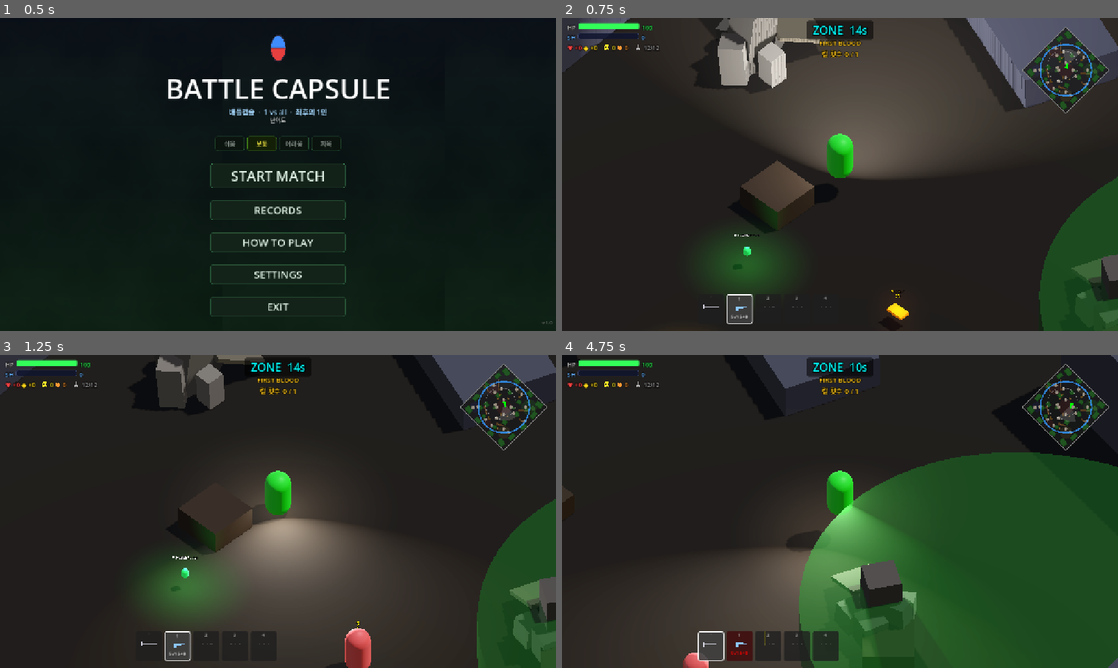
Above: before the commit, frames 1-4 (two rows, left to right).
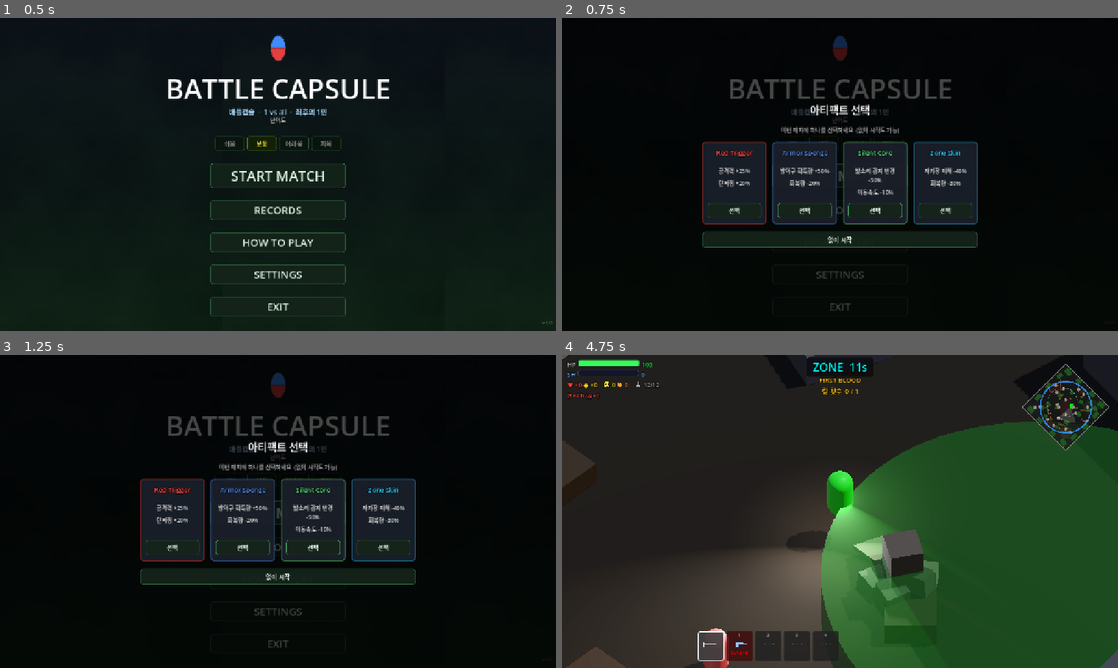
Above: after the commit, the same moments.

Repository: Kyulhee/battle-capsule
Game: Godot game, scene res://src/Main.tscn
The game is run twice, just before and just after one commit, with the same random seed, the same clock (stepped at 60 frames per second) and the same inputs.
Inputs (mouse positions are in pixels of both pictures, inside the frame that each line leads up to):
- Up to frame 1 (0.5 s): no input
- Up to frame 2 (0.75 s): click "START MATCH" at 0.5 s
- Up to frame 3 (1.25 s): no input
- Up to frame 4 (4.75 s): click (734, 545) at 1.25 s, where only the run after the commit has a clickable "선택"; tap Enter at 2 s; move the mouse to (962, 495) at 2.02 s; press the mouse at (962, 495) at 2.03 s; hold D (ui_right) 2.03-2.78 s; tap Space at 2.27, 3.02, 4.52 s; tap Q (heal) at 2.3, 2.85, 3.8, 4.35 s; move the mouse to (728, 527) at 2.77 s; release the mouse at (728, 527) at 2.78 s; hold S (ui_down) 2.78-3.53 s; click (728, 527) at 3.05 s; move the mouse to (895, 442) at 3.52 s; press the mouse at (895, 442) at 3.53 s; hold D (ui_right) 3.53-4.28 s; move the mouse to (812, 574) at 4.27 s; release the mouse at (812, 574) at 4.28 s; hold W (ui_up) from 4.28 s (still down); click (812, 574) at 4.55 s

Frame 1 is identical in both runs. In frame 2, 89% of the frame differs, in the area x 0-100%, y 0-100%; in frame 3, 91%; in frame 4, 10%.

Commit message:
feat: v1.5-proto — Artifact System (4종 시안, 선택 UI, EntityMods)
아티팩트 선택 UI (매치 시작 전 4-카드 오버레이):
- Red Trigger: 공격력 +25% / 탄퍼짐 +20%
- Armor Sponge: 방어구 +50% / 회복량 -20%
- Silent Core: 발소리 감지 반경 -50% / 이동속도 -10%
- Zone Skin: 자기장 피해 -40% / 회복량 -30%

Player._artifact_mods dict로 6개 훅 포인트 연결:
damage_mult / spread_mult / move_speed_mult / heal_mult
/ shield_recv_mult / zone_dmg_mult / footstep_radius_mult

Pickup.gd: ARMOR 수령 시 receive_shield() 메서드 우선 호출
Bot.gd: _check_footstep_sounds()에 get_footstep_radius_mult() 적용
HUD: 활성 아티팩트 이름을 HP/SH 아래 소형 라벨로 표시

Co-Authored-By: Claude Sonnet 4.6 <noreply@anthropic.com>

Diff:
--- a/src/Main.gd
+++ b/src/Main.gd
@@ -86,6 +86,8 @@
 var heal_pickup_banned: bool = false    # 다음 존까지 힐 픽업 불가
 var heal_ban_until_stage: int = -1
 var railgun_unlimited_until_stage: int = -1  # 레일건 무제한 (v1.4.1에서 Player 연동)
+var _artifact_panel: Control = null
+var _pending_artifact: Dictionary = {}
 
 # Result screen UI nodes (built in _setup_result_panel)
 var _result_header_label: Label = null
@@ -258,7 +260,145 @@
 			start_game()
 
 func _on_start_btn_pressed():
-	start_game()
+	_show_artifact_select()
+
+func _show_artifact_select():
+	if _artifact_panel:
+		_artifact_panel.queue_free()
+		_artifact_panel = null
+
+	var catalog = [
+		{
+			"id": "red_trigger", "label": "Red Trigger",
+			"color": Color(1.0, 0.30, 0.30),
+			"line1": "공격력 +25%", "line2": "탄퍼짐 +20%",
+			"mods": {"damage_mult": 1.25, "spread_mult": 1.2},
+		},
+		{
+			"id": "armor_sponge", "label": "Armor Sponge",
+			"color": Color(0.35, 0.60, 1.0),
+			"line1": "방어구 획득량 +50%", "line2": "회복량 -20%",
+			"mods": {"shield_recv_mult": 1.5, "heal_mult": 0.8},
+		},
+		{
+			"id": "silent_core", "label": "Silent Core",
+			"color": Color(0.40, 0.95, 0.55),
+			"line1": "발소리 감지 반경 -50%", "line2": "이동속도 -10%",
+			"mods": {"footstep_radius_mult": 0.5, "move_speed_mult": 0.9},
+		},
+		{
+			"id": "zone_skin", "label": "Zone Skin",
+			"color": Color(0.20, 0.78, 1.0),
+			"line1": "자기장 피해 -40%", "line2": "회복량 -30%",
+			"mods": {"zone_dmg_mult": 0.6, "heal_mult": 0.7},
+		},
+	]
+
+	# Dim overlay
+	var overlay = ColorRect.new()
+	overlay.set_anchors_and_offsets_preset(Control.PRESET_FULL_RECT)
+	overlay.color = Color(0.0, 0.0, 0.0, 0.72)
+	overlay.mouse_filter = Control.MOUSE_FILTER_STOP
+	$CanvasLayer/Control.add_child(overlay)
+	_artifact_panel = overlay
+
+	var center = VBoxContainer.new()
+	center.set_anchors_and_offsets_preset(Control.PRESET_CENTER)
+	center.grow_horizontal = Control.GROW_DIRECTION_BOTH
+	center.grow_vertical = Control.GROW_DIRECTION_BOTH
+	center.add_theme_constant_override("separation", 18)
+	overlay.add_child(center)
+
+	var title = Label.new()
+	title.text = "아티팩트 선택"
+	title.horizontal_alignment = HORIZONTAL_ALIGNMENT_CENTER
+	title.add_theme_font_size_override("font_size", 24)
+	title.add_theme_color_override("font_color", Color(0.95, 0.95, 0.95))
+	title.add_theme_color_override("font_outline_color", Color.BLACK)
+	title.add_theme_constant_override("outline_size", 6)
+	center.add_child(title)
+
+	var sub = Label.new()
+	sub.text = "이번 매치에 하나를 선택하세요  (없이 시작도 가능)"
+	sub.horizontal_alignment = HORIZONTAL_ALIGNMENT_CENTER
+	sub.add_theme_font_size_override("font_size", 13)
+	sub.add_theme_color_override("font_color", Color(0.60, 0.60, 0.60))
+	center.add_child(sub)
+
+	var card_row = HBoxContainer.new()
+	card_row.alignment = BoxContainer.ALIGNMENT_CENTER
+	card_row.add_theme_constant_override("separation", 14)
+	center.add_child(card_row)
+
+	for artifact in catalog:
+		card_row.add_child(_make_artifact_card(artifact))
+
+	var skip_btn = Button.new()
+	skip_btn.text = "없이 시작"
+	skip_btn.add_theme_font_size_override("font_size", 14)
+	skip_btn.custom_minimum_size = Vector2(150, 36)
+	_apply_btn_style(skip_btn)
+	skip_btn.pressed.connect(func():
+		_artifact_panel.queue_free(); _artifact_panel = null
+		_pending_artifact = {}
+		start_game()
+	)
+	center.add_child(skip_btn)
+
+func _make_artifact_card(artifact: Dictionary) -> Control:
+	var panel = PanelContainer.new()
+	panel.custom_minimum_size = Vector2(148, 168)
+	var ps = StyleBoxFlat.new()
+	ps.bg_color = Color(0.10, 0.12, 0.16, 0.96)
+	ps.border_color = artifact.get("color", Color.WHITE) * 0.75
+	ps.set_border_width_all(2)
+	ps.set_corner_radius_all(6)
+	ps.content_margin_left = 12; ps.content_margin_right = 12
+	ps.content_margin_top = 14;  ps.content_margin_bottom = 14
+	panel.add_theme_stylebox_override("panel", ps)
+
+	var vb = VBoxContainer.new()
+	vb.add_theme_constant_override("separation", 8)
+	panel.add_child(vb)
+
+	var name_lbl = Label.new()
+	name_lbl.text = artifact.get("label", "")
+	name_lbl.horizontal_alignment = HORIZONTAL_ALIGNMENT_CENTER
+	name_lbl.add_theme_font_size_override("font_size", 15)
+	name_lbl.add_theme_color_override("font_color", artifact.get("color", Color.WHITE))
+	name_lbl.add_theme_color_override("font_outline_color", Color.BLACK)
+	name_lbl.add_theme_constant_override("outline_size", 5)
+	vb.add_child(name_lbl)
+
+	var sep = HSeparator.new()
+	vb.add_child(sep)
+
+	for key in ["line1", "line2"]:
+		if artifact.has(key):
+			var lbl = Label.new()
+			lbl.text = artifact[key]
+			lbl.horizontal_alignment = HORIZONTAL_ALIGNMENT_CENTER
+			lbl.add_theme_font_size_override("font_size", 13)
+			lbl.add_theme_color_override("font_color", Color(0.82, 0.82, 0.82))
+			lbl.autowrap_mode = TextServer.AUTOWRAP_WORD_SMART
+			vb.add_child(lbl)
+
+	var spacer = Control.new()
+	spacer.size_flags_vertical = Control.SIZE_EXPAND_FILL
+	vb.add_child(spacer)
+
+	var pick_btn = Button.new()
+	pick_btn.text = "선택"
+	pick_btn.add_theme_font_size_override("font_size", 14)
+	_apply_btn_style(pick_btn)
+	pick_btn.pressed.connect(func():
+		_artifact_panel.queue_free(); _artifact_panel = null
+		_pending_artifact = artifact
+		start_game()
+	)
+	vb.add_child(pick_btn)
+
+	return panel
 
 func start_game():
 	current_state = GameState.PLAYING
@@ -309,8 +449,10 @@
 	if minimap and minimap.has_method("set_map_spec"):
 		minimap.set_map_spec(map_spec)
 
-	# Auto-screenshot for debug after 5 seconds (ONLY in simulation mode)
-	pass
+	# Apply artifact to player (skipped in simulation)
+	if player_ref and player_ref.has_method("apply_artifact") and not is_simulation:
+		player_ref.apply_artifact(_pending_artifact)
+		_pending_artifact = {}
 
 func _show_panel(panel_name: String):
 	var control = $CanvasLayer/Control
--- a/src/entities/bot/Bot.gd
+++ b/src/entities/bot/Bot.gd
@@ -641,7 +641,10 @@
 		var spd = Vector2(actor.velocity.x, actor.velocity.z).length()
 		if spd < actor.stats.move_speed * 0.5: continue
 		var dist = global_position.distance_to(actor.global_position)
-		if dist > _footstep_range: continue
+		var eff_range = _footstep_range
+		if actor.has_method("get_footstep_radius_mult"):
+			eff_range *= actor.get_footstep_radius_mult()
+		if dist > eff_range: continue
 		if not perception_meters.has(actor): perception_meters[actor] = 0.0
 		perception_meters[actor] = min(perception_meters[actor] + 0.4, 0.85)
 		last_known_target_pos = actor.global_position
--- a/src/entities/pickup/Pickup.gd
+++ b/src/entities/pickup/Pickup.gd
@@ -110,8 +110,11 @@
 				collector.stats.heal_items += item.amount
 				print("Collected Heal: ", item.amount)
 		ItemData.Type.ARMOR:
-			collector.current_shield = min(collector.stats.max_shield, collector.current_shield + item.amount)
-			collector.shield_changed.emit(collector.current_shield, collector.stats.max_shield)
+			if collector.has_method("receive_shield"):
+				collector.receive_shield(item.amount)
+			else:
+				collector.current_shield = min(collector.stats.max_shield, collector.current_shield + item.amount)
+				collector.shield_changed.emit(collector.current_shield, collector.stats.max_shield)
 			print("Collected Armor: ", item.amount)
 		ItemData.Type.WEAPON:
 			if item.weapon_stats:
--- a/src/entities/player/Player.gd
+++ b/src/entities/player/Player.gd
@@ -30,6 +30,15 @@
 var _fade_mat_cache: Dictionary = {}
 var _heal_regen: float = 0.0
 const HEAL_REGEN_RATE: float = 10.0
+
+# ── Artifact System ──────────────────────────────────────────────────────────
+var active_artifact: Dictionary = {}
+var _artifact_mods: Dictionary = {
+	"damage_mult": 1.0, "spread_mult": 1.0, "move_speed_mult": 1.0,
+	"heal_mult": 1.0, "shield_recv_mult": 1.0, "zone_dmg_mult": 1.0,
+	"footstep_radius_mult": 1.0,
+}
+var _artifact_label: Label = null
 
 const MUZZLE_FLASH_SCN = preload("res://src/fx/MuzzleFlash.tscn")
 const IMPACT_EFFECT_SCN = preload("res://src/fx/ImpactEffect.tscn")
@@ -229,6 +238,14 @@
 	var stat_row = HBoxContainer.new()
 	stat_row.add_theme_constant_override("separation", 4)
 	hud_a.add_child(stat_row)
+
+	_artifact_label = Label.new()
+	_artifact_label.add_theme_font_size_override("font_size", 12)
+	_artifact_label.add_theme_color_override("font_outline_color", Color.BLACK)
+	_artifact_label.add_theme_constant_override("outline_size", 5)
+	_artifact_label.visible = false
+	hud_a.add_child(_artifact_label)
+
 	_stat_heal_val  = _stat_pair(stat_row, "♥", Color(0.95, 0.25, 0.25))
 	_stat_mk_val    = _stat_pair(stat_row, "◆", Color(1.0,  0.85, 0.1 ))
 	var sp1 = Label.new(); sp1.text = "  "; stat_row.add_child(sp1)
@@ -327,6 +344,8 @@
 	super.set_in_bush(value)
 
 func take_damage(amount: float, source: String = "gun", weapon_type: String = "", source_node: Node3D = null):
+	if source == "zone":
+		amount *= _artifact_mods.get("zone_dmg_mult", 1.0)
 	super.take_damage(amount, source, weapon_type, source_node)
 	if Sfx: Sfx.play("hurt")
 	var main = get_tree().root.get_node_or_null("Main")
@@ -354,7 +373,7 @@
 		if reload_timer <= 0:
 			_finish_reload()
 	handle_aiming(delta)
-	var effective_speed = stats.move_speed * (0.45 if is_crouching else 1.0)
+	var effective_speed = stats.move_speed * (0.45 if is_crouching else 1.0) * _artifact_mods.get("move_speed_mult", 1.0)
 
 	var input_dir = Input.get_vector("ui_left", "ui_right", "ui_up", "ui_down")
 	if input_dir == Vector2.ZERO:
@@ -511,7 +530,7 @@
 	var scarcity_mult = 0.5 if (is_hell and main != null and main.hell_modifier == main.HellModifier.SCARCITY) else 1.0
 	if stats.advanced_heals > 0:
 		stats.advanced_heals -= 1
-		var amount = 60.0 * (0.55 if is_hell else 1.0) * scarcity_mult
+		var amount = 60.0 * (0.55 if is_hell else 1.0) * scarcity_mult * _artifact_mods.get("heal_mult", 1.0)
 		current_health = min(stats.max_health, current_health + amount)
 		health_changed.emit(current_health, stats.max_health)
 		if Sfx: Sfx.play("heal", global_position)
@@ -522,7 +541,7 @@
 		_refresh_slot_hud()
 	elif stats.heal_items > 0:
 		stats.heal_items -= 1
-		_heal_regen += 30.0 * (0.40 if is_hell else 1.0) * scarcity_mult
+		_heal_regen += 30.0 * (0.40 if is_hell else 1.0) * scarcity_mult * _artifact_mods.get("heal_mult", 1.0)
 		if Sfx: Sfx.play("heal", global_position)
 		if has_node("/root/Telemetry"): get_node("/root/Telemetry").log_economy("heals_used")
 		if main and main.mission_tracker: main.mission_tracker.on_pressure_heal_used()
@@ -803,7 +822,7 @@
 		impact.global_position = hit_pos
 		var target = ray_cast.get_collider()
 		if target.has_method("take_damage"):
-			target.take_damage(MELEE_DAMAGE, "melee", "knife", self)
+			target.take_damage(MELEE_DAMAGE * _artifact_mods.get("damage_mult", 1.0), "melee", "knife", self)
 			if Sfx: Sfx.play("hit", hit_pos)
 
 func _refresh_slot_hud():
@@ -1101,7 +1120,8 @@
 	reveal()
 	var wdata = weapon_slots[active_slot]
 	if not wdata: return
-	var pellet_target = Vector3(randf_range(-2, 2), randf_range(-0.5, 0.5), -wdata.attack_range)
+	var spread = 2.0 * _artifact_mods.get("spread_mult", 1.0)
+	var pellet_target = Vector3(randf_range(-spread, spread), randf_range(-0.5, 0.5), -wdata.attack_range)
 	_internal_shoot(pellet_target)
 
 func _shoot_with_slot(slot: int):
@@ -1134,7 +1154,7 @@
 		get_tree().root.add_child(impact)
 		impact.global_position = impact_pos
 		if target.has_method("take_damage"):
-			var dmg = wdata.attack_damage if wdata else stats.attack_damage
+			var dmg = (wdata.attack_damage if wdata else stats.attack_damage) * _artifact_mods.get("damage_mult", 1.0)
 			var wtype = wdata.weapon_type if wdata else stats.weapon_type
 			target.take_damage(dmg, "gun", wtype, self)
 			if Sfx: Sfx.play("hit", impact_pos)
@@ -1150,3 +1170,28 @@
 	_internal_shoot(Vector3(0, 0, -stats.attack_range))
 	fire_cooldown = stats.fire_rate
 	if Sfx: Sfx.play("shoot")
+
+func apply_artifact(artifact: Dictionary):
+	active_artifact = artifact
+	_artifact_mods = {
+		"damage_mult": 1.0, "spread_mult": 1.0, "move_speed_mult": 1.0,
+		"heal_mult": 1.0, "shield_recv_mult": 1.0, "zone_dmg_mult": 1.0,
+		"footstep_radius_mult": 1.0,
+	}
+	for key in artifact.get("mods", {}):
+		_artifact_mods[key] = artifact["mods"][key]
+	if _artifact_label:
+		if artifact.is_empty():
+			_artifact_label.visible = false
+		else:
+			_artifact_label.text = "[%s]" % artifact.get("label", "")
+			_artifact_label.modulate = artifact.get("color", Color.WHITE)
+			_artifact_label.visible = true
+
+func receive_shield(amount: float):
+	var mult = _artifact_mods.get("shield_recv_mult", 1.0)
+	current_shield = min(stats.max_shield, current_shield + amount * mult)
+	shield_changed.emit(current_shield, stats.max_shield)
+
+func get_footstep_radius_mult() -> float:
+	return _artifact_mods.get("footstep_radius_mult", 1.0)
